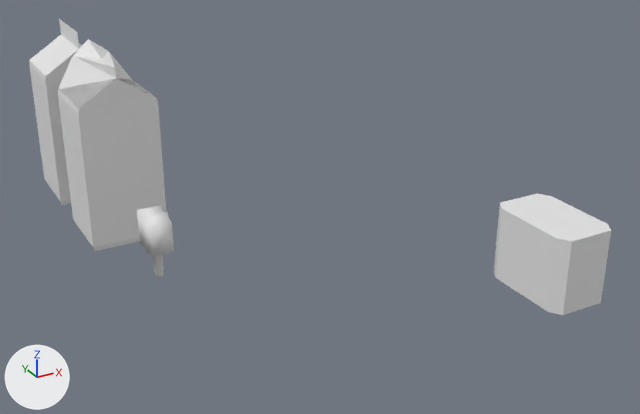
One commit to the Blender file BlenderModels/GasStation/Props/FridgeItems.blend: the scene before it, then after it.
Both versions are drawn from a camera (50 mm lens) standing at (-0.381, -1.226, 0.673) and looking at (0.265, -0.052, 0.086). Arrows for +X, +Y and +Z are at lower left; the lights stay in place. The picture after the commit comes second. Materials are left out; every surface is plain grey.

The first picture shows 'ClosedCarton', 'Lolly', 'LollyCarton', 'OpenCarton'.
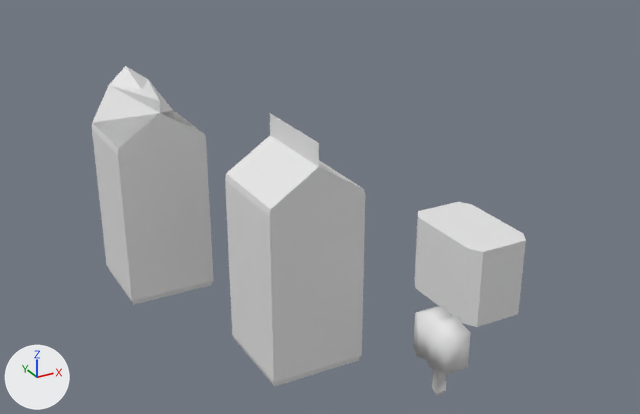
Boxes (x1, y1, x2, y2) around the edits, measured in the pictures (640 x 414 px):
'ClosedCarton', moved: before (29, 19, 82, 205); after (225, 113, 365, 386)
'OpenCarton', moved: before (58, 39, 166, 251); after (92, 66, 214, 304)
'LollyCarton', moved: before (494, 193, 611, 315); after (415, 202, 526, 327)
'Lolly', moved: before (137, 206, 174, 278); after (413, 306, 470, 396)

Patch to the scene script:
```diff
--- a/BlenderModels/GasStation/Props/FridgeItems.blend.py
+++ b/BlenderModels/GasStation/Props/FridgeItems.blend.py
@@ me_cube_005 @@
 # used by ob_lollycarton; location = (0.517, -0.325, 0.0)
-me_cube_005.from_pydata(...)  # 16 vertices, 10 faces; spans x -0.05..0.05, y -0.079..0.08, z 0.002..0.123
+me_cube_005.from_pydata(...)  # 16 vertices, 10 faces; spans x -0.008..0.093, y -0.152..0.007, z 0.002..0.123
+# me_cube_005 part 1: the whole mesh is moved by (0.042, -0.073, 0.0)
@@ ob_closedcarton @@
 ob_closedcarton = bpy.data.objects.new('ClosedCarton', me_cube_001)
-ob_closedcarton.location = (0.0, 0.429, 0.0)
+ob_closedcarton.location = (0.094, -0.295, 0.0)
@@ ob_opencarton @@
 ob_opencarton = bpy.data.objects.new('OpenCarton', me_cube_002)
-ob_opencarton.location = (0.0, 0.208, 0.0)
+ob_opencarton.location = (0.0, 0.0, 0.0)
@@ ob_lolly @@
 ob_lolly = bpy.data.objects.new('Lolly', me_cube_004)
-ob_lolly.location = (0.0, 0.0, 0.0)
+ob_lolly.location = (0.204, -0.475, 0.0)
@@ ob_lollycarton @@
 ob_lollycarton = bpy.data.objects.new('LollyCarton', me_cube_005)
-ob_lollycarton.location = (0.517, -0.325, 0.0)
+ob_lollycarton.location = (0.344, -0.218, 0.0)
```
